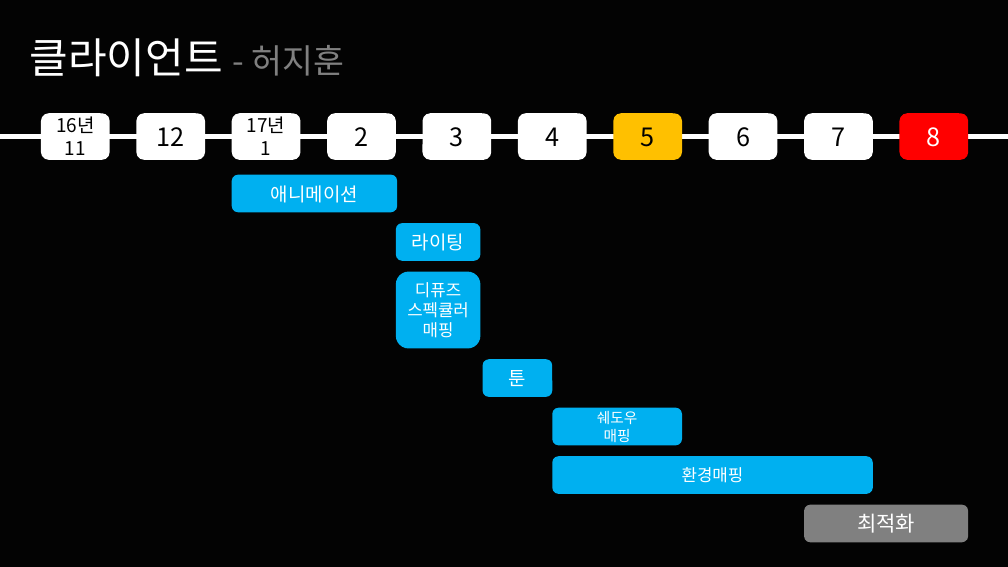
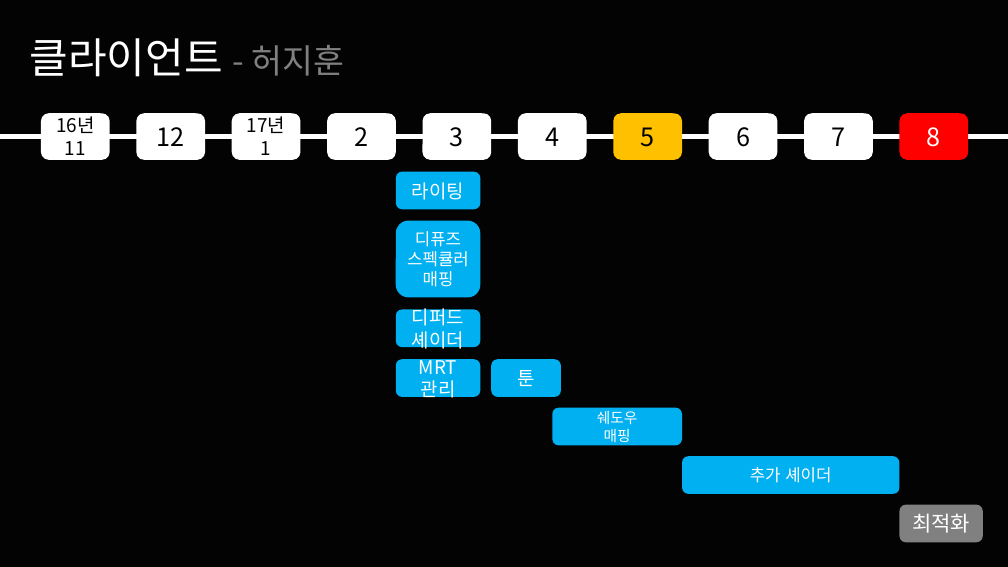
Before and after one commit to korleinster/gamebusdriver, a slide deck: slide 4 of documents/일정표(20170217).pptx. Drawn at 1008x567 pixels with LibreOffice and Linux fonts; fonts in the diff are those of the drawing; background and template pictures are left out. Boxes give left, top, right and bottom in pixels: in the first picture for what was removed or moved away, otherwise in the second. Text is boxed around its words. In the diff, an @@ line names an element or a change of style, - is before the commit and + after.

Commit message:
[허지훈]일정표
일정표수정

```diff
--- a/documents/일정표(20170217).pptx
+++ b/documents/일정표(20170217).pptx
@@ rounded rectangle removed at (x1=232, y1=175, x2=398, y2=212) @@
-애니메이션
@@ rounded rectangle "라이팅" moved from (x1=396, y1=223, x2=481, y2=261) to (x1=396, y1=172, x2=481, y2=209) @@
@@ rounded rectangle "디퓨즈" moved from (x1=396, y1=271, x2=481, y2=349) to (x1=396, y1=221, x2=481, y2=298) @@
@@ rounded rectangle added at (x1=396, y1=309, x2=481, y2=347), fill #00B0F0, 18 pt, text #FFFFFF @@
+디퍼드
+셰이더
@@ rounded rectangle added at (x1=396, y1=359, x2=481, y2=397), fill #00B0F0, 18 pt, text #FFFFFF @@
+MRT
+관리
@@ rounded rectangle "툰" moved from (x1=482, y1=359, x2=552, y2=397) to (x1=492, y1=359, x2=561, y2=397) @@
@@ rounded rectangle "추가 셰이더" resized from (x1=553, y1=456, x2=873, y2=494) to (x1=682, y1=456, x2=900, y2=494) @@
@@ text in rounded rectangle at (x1=750, y1=467, x2=831, y2=483): text changed @@
-환경매핑
+추가 셰이더
@@ rounded rectangle "최적화" resized from (x1=805, y1=505, x2=969, y2=543) to (x1=900, y1=505, x2=983, y2=543) @@
```
